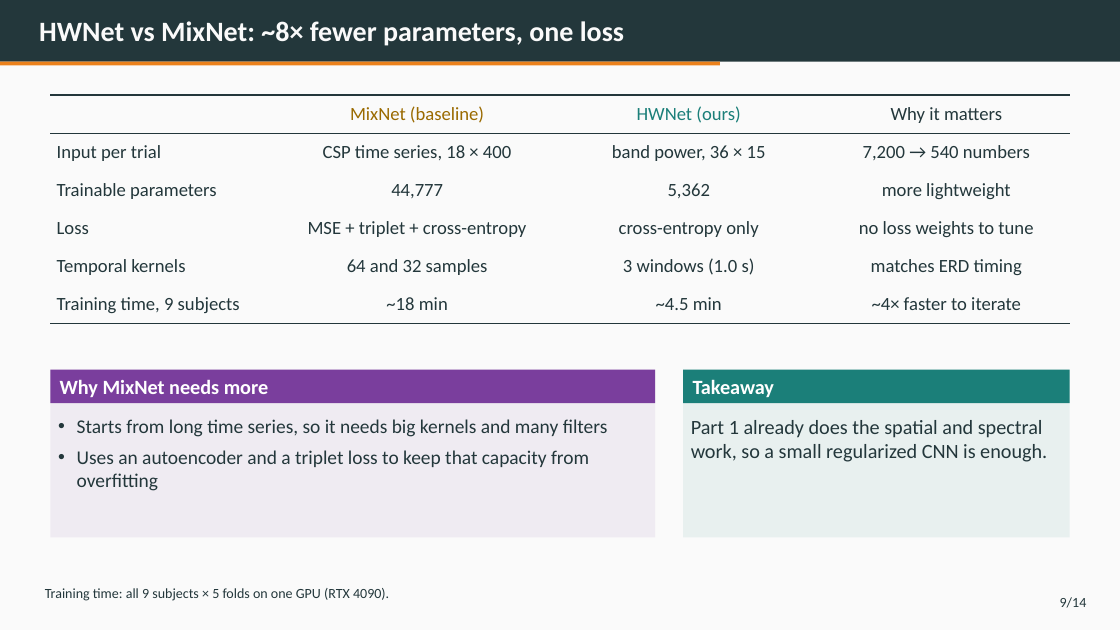
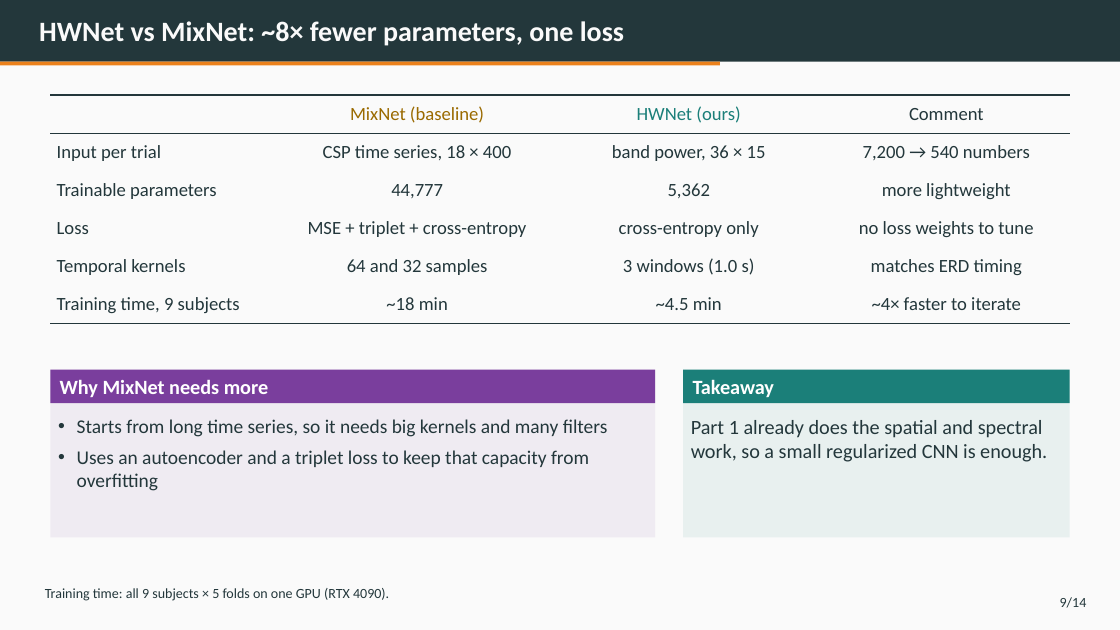
Before and after one commit to pratch/frontier-hw-bci, a slide deck: slide 9 of docs/final_slides/HWNet_Final_Presentation.pptx. Drawn at 1120x630 pixels with LibreOffice and Linux fonts; fonts in the diff are those of the drawing. Boxes give left, top, right and bottom in pixels: in the first picture for what was removed or moved away, otherwise in the second. Text is boxed around its words. In the diff, an @@ line names an element or a change of style, - is before the commit and + after.

```diff
--- a/docs/final_slides/HWNet_Final_Presentation.pptx
+++ b/docs/final_slides/HWNet_Final_Presentation.pptx
@@ table at (50, 95, 1070, 317) @@
-row 1, column 4: Why it matters
+row 1, column 4: Comment
```
Also in this commit, not shown: 3 other slides changed, 1 slide added.
